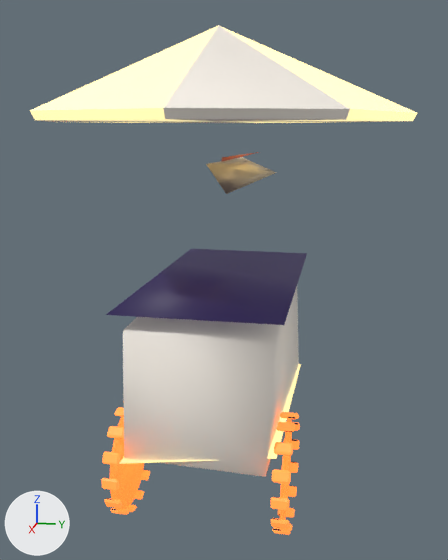
What one commit did to the glTF model public/models/lod2/hotdog_cart.glb.
The view is the same before and after, from a 50 mm camera at (3.48, 0.68, 2.05) aimed at (0.01, -0.01, 1.18). The axes (+X, +Y, +Z) are drawn at lower left. The lights are the same throughout. The picture after the commit comes second. Where no turn or scale is listed for an object, it has been applied to the vertices. Vertices at exactly the same position are counted once.

In view in the first picture: 'hotdog_cart'.
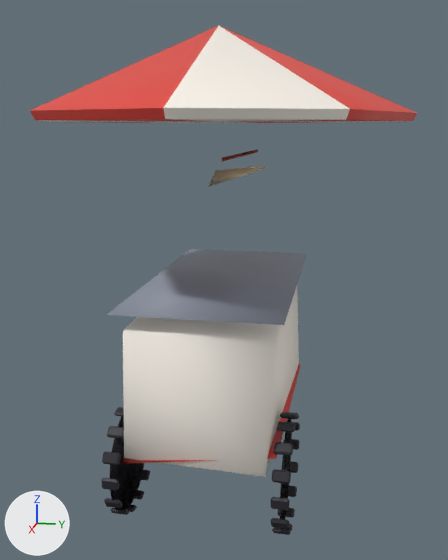
Location of each change, [x1, y1, x2, y2] in pixels of the pictures (448 x 560 px; the box of a moved part takes in the faces that stretch with it):
part 1 of me_hotdog_cart_006, rebuilt (15% narrower, 45% shorter)
    before: [206, 157, 277, 194]
    after: [208, 167, 268, 187]
part 2 of me_hotdog_cart_006, moved or reshaped
    before: [221, 152, 259, 162]
    after: [221, 149, 258, 162]
part 3 of me_hotdog_cart_006, moved or reshaped
    both: [110, 416, 128, 498]
part 4 of me_hotdog_cart_006, moved or reshaped
    before: [280, 419, 291, 529]
    after: [280, 419, 291, 519]
part 5 of me_hotdog_cart_006, surface changed
    both: [30, 25, 417, 535]

The change, as a list of edits to the scene's bpy script:
```text
Change me_hotdog_cart_006:
    used by ob_hotdog_cart; location = (-0.016, 0.0, 1.273)
    verts and faces of me_hotdog_cart_006; kept vertices keep their numbers, new ones are numbered from 798
    before: 21 (-1.2, 0.02, 0.6) at pixel (260, 152)
    remove me_hotdog_cart_006.from_pydata(...)  # 798 vertices, 1437 faces; spans x -1.22..1.22, y -1.0..1.0, z -1.28..1.28
    add me_hotdog_cart_006.from_pydata(...)  # 797 vertices, 1432 faces; spans x -1.22..1.22, y -1.0..1.0, z -1.28..1.28
    me_hotdog_cart_006 part 1: the loose piece of 5 vertices spanning x -1.04..-0.09, y -0.15..0.18, z 0.39..0.57 is rebuilt with 4 vertices and now spans x -1.13..0.03, y -0.16..0.2, z 0.42..0.54
    me_hotdog_cart_006 part 2
    add verts[21] = (-1.2, 0.0, 0.62)  # moved, pixel (257, 149)
    me_hotdog_cart_006 part 3
    18 faces are deleted
    16 new faces join them
    me_hotdog_cart_006 part 4
    9 faces are deleted
    8 new faces join them
    me_hotdog_cart_006 part 5: 1410 kept faces spanning x -1.22..1.22, y -1.0..1.0, z -1.28..1.28 get new texture (UV) coordinates
```
